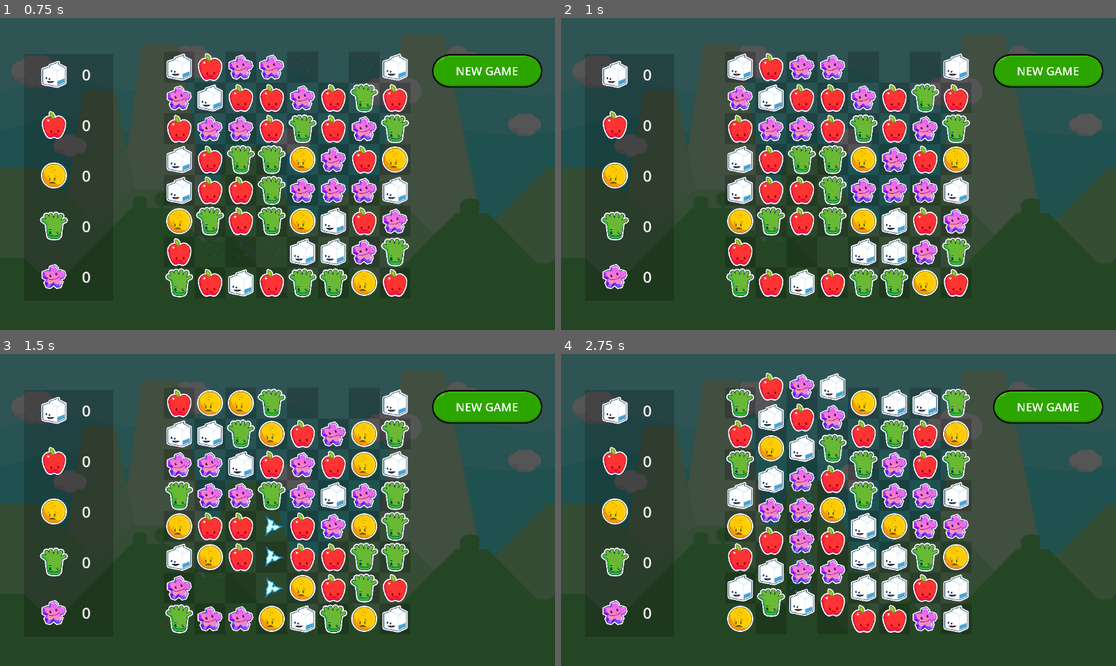
Above: before the commit, frames 1-4 (two rows, left to right).
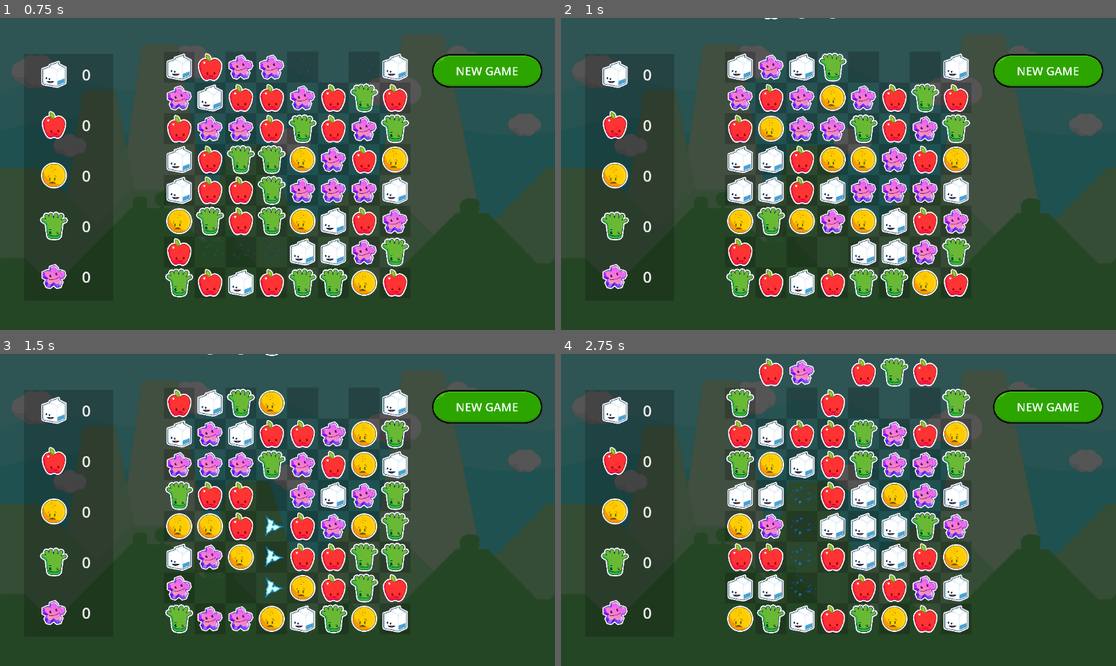
Above: after the commit, the same moments.

Repository: gitbrent/godot-match-3
Game: Godot game, scene res://game.tscn
Two runs of this game, one before a commit and one after it. Both use one fixed random seed, a clock stepped at 60 frames per second and the inputs below.
Inputs:
- Up to frame 1 (0.75 s): click "NEW GAME" at 0.5 s
- Up to frame 2 (1 s): no input
- Up to frame 3 (1.5 s): click "NEW GAME" at 1.25 s
- Up to frame 4 (2.75 s): click "NEW GAME" at 2 s

Frame 1 is identical in both runs. In frame 2, 5.0% of the frame differs, in the area x 35-52%, y 0-70%; in frame 3, 4.7%; in frame 4, 16%, in the area x 35-69%, y 1-90%.

Commit message:
WIP

Diff:
--- a/enums.gd
+++ b/enums.gd
@@ -1,7 +1,7 @@
 extends Node
 
 const TWEEN_TIME:float = 0.25
-const EXPLODE_DELAY:int = 2
+const EXPLODE_DELAY:int = 1
 
 enum GemColor {
 	WHITE,
--- a/game_board/GameBoard.gd
+++ b/game_board/GameBoard.gd
@@ -300,30 +300,33 @@
 	var columns_to_refill = {}
 	for gem_cell in gem_cells:
 		var column_index = gem_cell.get_parent().get_index()
-		columns_to_refill[column_index] = columns_to_refill.get(column_index, 0) + 1
+		var row_index = gem_cell.get_index()  # Assuming gem_cell.get_index() correctly returns the row index in its VBoxContainer parent
+		if column_index in columns_to_refill:
+			columns_to_refill[column_index] = max(columns_to_refill[column_index], row_index)
+		else:
+			columns_to_refill[column_index] = row_index
 
 	# C: Process each column that needs refilling
 	for column_index in columns_to_refill.keys():
-		refill_column(column_index, columns_to_refill[column_index])
+		refill_column(column_index, columns_to_refill[column_index] + 1)
 
 	# D:
 	#await get_tree().create_timer(Enums.EXPLODE_DELAY).timeout
 	#check_board_explode_matches()
 	# TODO: WIP: DEBUG: commented out recursive
 
-func refill_column(column_index: int, count: int):
+func refill_column(column_index: int, highest_exploded_row: int):
 	var column = hbox_container.get_child(column_index)
 
-	# Move gems down starting from the bottom of the column
-	for i in range(column.get_child_count() - 1, count - 1, -1):
-		var gem_cell = column.get_child(i)
-		var gem_above = column.get_child(i - count)
-		#gem_cell.gem_color = gem_above.gem_color  # Move the gem color down
-		#gem_cell.update_texture()  # Update the texture accordingly
-		gem_cell.replace_gem(gem_above.gem_color)  # This will also handle animation
-
-	# Add new gems at the top
-	for i in range(count):
+	# Move gems down. Start moving from the first row below the highest exploded row.
+	# This assumes the highest exploded row is the highest index (e.g., row 2 in a 0-indexed array if row 2 was exploded).
+	for i in range(highest_exploded_row, column.get_child_count()):
+		var target_gem_cell = column.get_child(i - highest_exploded_row)
+		var source_gem_cell = column.get_child(i)
+		target_gem_cell.replace_gem(source_gem_cell.gem_color)  # Assuming replace_gem immediately updates the gem
+
+	# Refill the top rows that have been vacated by shifting down
+	for i in range(highest_exploded_row):
 		var gem_cell = column.get_child(i)
 		var random_color = GEM_COLORS[randi() % GEM_COLORS.size()]
 		gem_cell.replace_gem(random_color)  # This will also handle animation
--- a/game_board/GemCell.gd
+++ b/game_board/GemCell.gd
@@ -21,24 +21,25 @@
 func initialize(colorIn: Enums.GemColor):
 	# A:
 	gem_color = colorIn
+	# B:
 	update_texture()
-	# B:
-	#card_control.connect("card_drag_start", self._on_card_drag_start)
-	#card_control.connect("card_drag_ended", self._on_card_drag_ended)
 	# C:
 	#panel_hover.visible = false
 
 func explode_gem(colorIn: Enums.GemColor):
-	# 0: set color immediately so code in `GameBoard.gd` canstart checking this cell's color
+	# A: set color immediately so code in `GameBoard.gd` canstart checking this cell's color
 	gem_color = colorIn
-	# 1:
+	# B:
 	play_selected_anim(false)
 	play_anim_explode()
 
 func replace_gem(colorIn: Enums.GemColor):
-	sprite.visible = true # hide Sprite before initialize replaces the texture
+	# A:
+	var beg_pos = Vector2(sprite.global_position.x, sprite.global_position.y - DROP_OFFSET)
+	sprite.global_position = beg_pos
 	# 3:
 	initialize(colorIn)
+	sprite.visible = true # it'll be invisible after explosion
 	# 4:
 	call_deferred("drop_in_gem")
 
@@ -46,11 +47,10 @@
 	const DROP_TIME = Enums.TWEEN_TIME * 2
 	await get_tree().create_timer(DROP_TIME).timeout
 	# tween "fall" into place
-	var beg_pos = Vector2(sprite.global_position.x, sprite.global_position.y - DROP_OFFSET)
-	var end_pos = sprite.global_position
-	#print("beg_pos: ", beg_pos)
+	var beg_pos = sprite.global_position
+	var end_pos = Vector2(sprite.global_position.x, sprite.global_position.y + DROP_OFFSET)
 	sprite.global_position = beg_pos
-	sprite.visible = true
+	#sprite.visible = true
 	var tween = get_tree().create_tween()
 	tween.tween_property(sprite, "global_position", end_pos, DROP_TIME)
 
